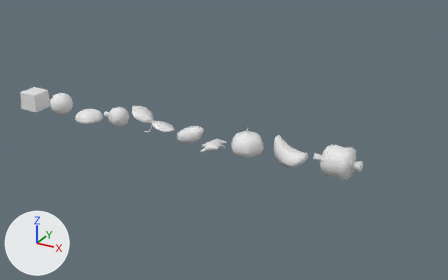
An edit to the FBX model Assets/3D Art/New Input/Drop.fbx, drawn before and after from the same camera.
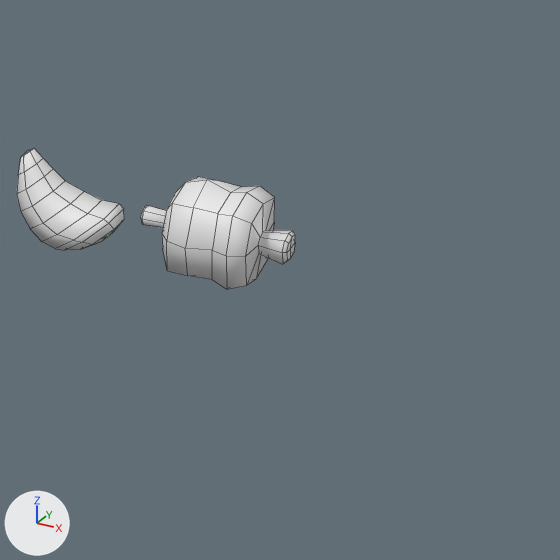
There are two pictures of each version: one whole from a 50 mm camera at (10.34, -14.65, 7.66) aimed at (2.06, 0.41, 0.13), one close up on the part from 60% to 100% of the width and 31% to 95% of the height. Arrows for +X, +Y and +Z are at lower left; the lights stay in place. The close-ups show mesh edges as thin lines. Where no turn or scale is listed for an object, it has been applied to the vertices.

The first close-up shows 'Big_Meat', '牛角'.
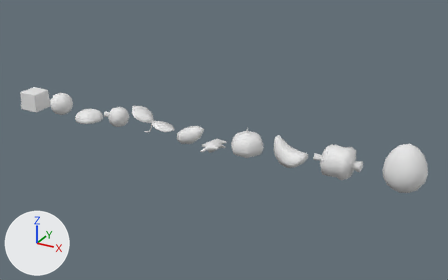
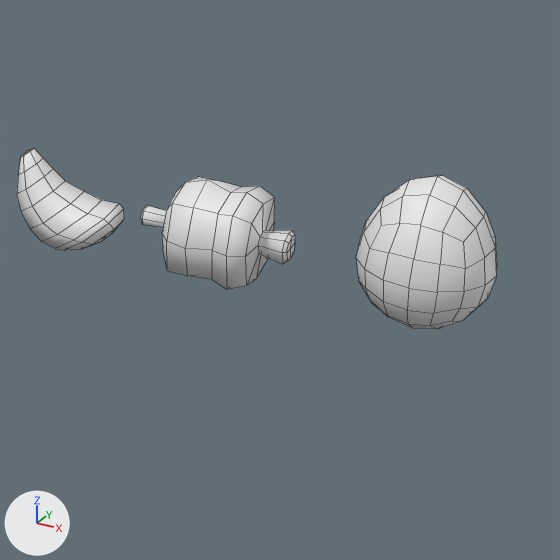
What differs and where, as boxes [x1, y1, x2, y2] in the close-ups (560 x 560 px):
'香菇雞蛋', added: after [356, 175, 497, 329]

The change in detail:
Mesh me_sphere_001 is new.
It has 98 vertices, 96 faces and spans x -0.581..0.581, y -0.581..0.581, z 0.0..1.359.
Object '香菇雞蛋' (ob_香菇雞蛋) is new; it shows me_sphere_001.
Its location is (7.46, 0.45, -0.21).
